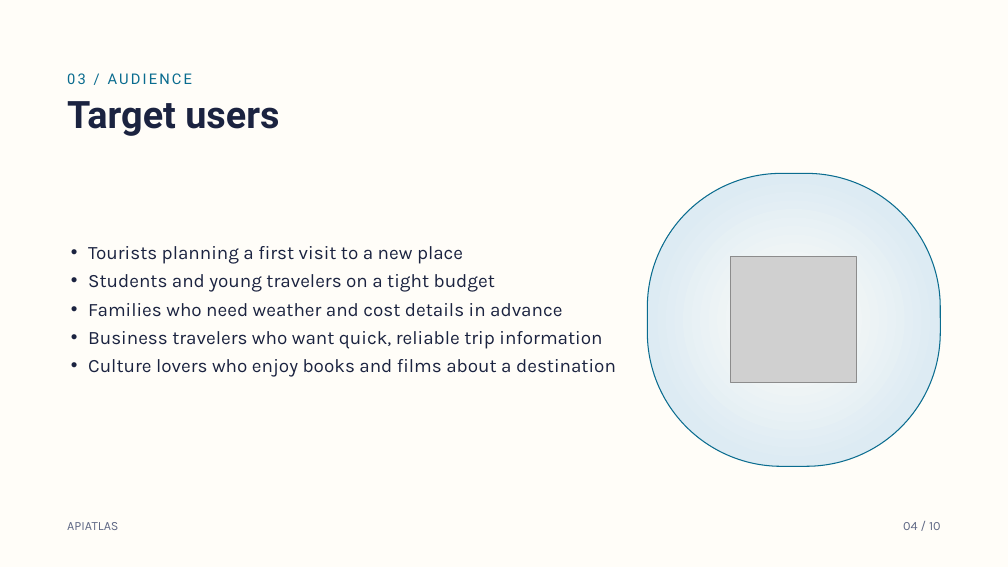
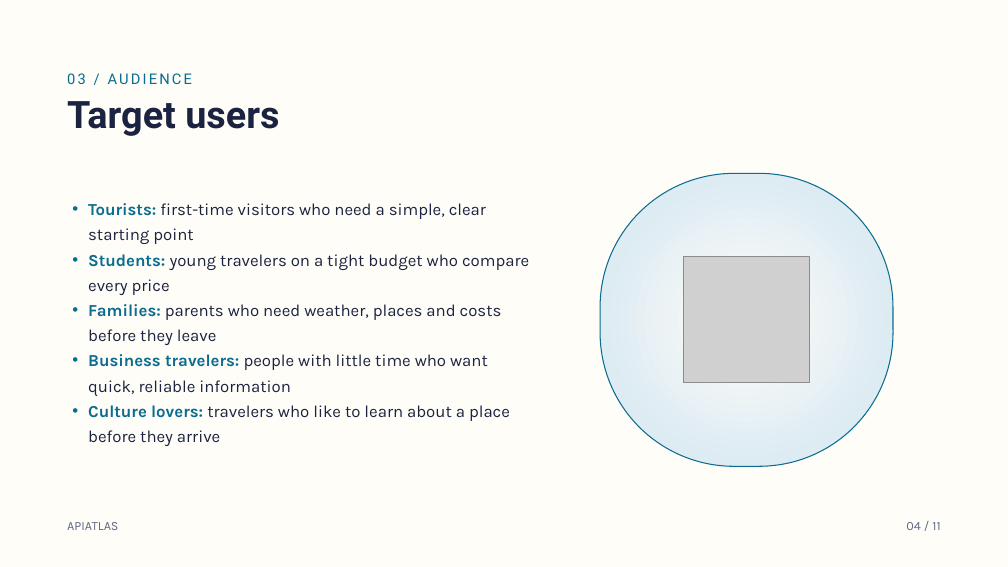
Before and after one commit to ahmad02072006/web-programming-class, a slide deck: slide 4 of Project Submission/APIATLAS Project Presentation.pptx. Drawn at 1008x567 pixels with LibreOffice and Linux fonts; fonts in the diff are those of the drawing; grey boxes stand for pictures; background and template pictures are left out. Boxes give left, top, right and bottom in pixels: in the first picture for what was removed or moved away, otherwise in the second. Text is boxed around its words. In the diff, an @@ line names an element or a change of style, - is before the commit and + after.

Commit message:
Add presentation video and update PowerPoint download links; enhance project page layout

```diff
--- a/Project Submission/APIATLAS Project Presentation.pptx
+++ b/Project Submission/APIATLAS Project Presentation.pptx
@@ rounded rectangle: place and size @@
-rounded rectangle at (647, 173, 941, 467)
+rounded rectangle at (600, 173, 894, 467)
@@ text at (88, 203, 529, 446): text changed; size 18 to 16 pt @@
-• Tourists planning a first visit to a new place
-• Students and young travelers on a tight budget
-• Families who need weather and cost details in advance
-• Business travelers who want quick, reliable trip information
-• Culture lovers who enjoy books and films about a destination
+• Tourists: first-time visitors who need a simple, clear starting point
+• Students: young travelers on a tight budget who compare every price
+• Families: parents who need weather, places and costs before they leave
+• Business travelers: people with little time who want quick, reliable information
+• Culture lovers: travelers who like to learn about a place before they arrive
@@ picture: place and size @@
-picture at (731, 257, 858, 383)
+picture at (684, 257, 810, 383)
@@ text at (906, 522, 940, 530): text changed @@
-04 / 10
+04 / 11
```
Also in this commit, not shown: 8 other slides changed, 1 slide added, 6 other files.
